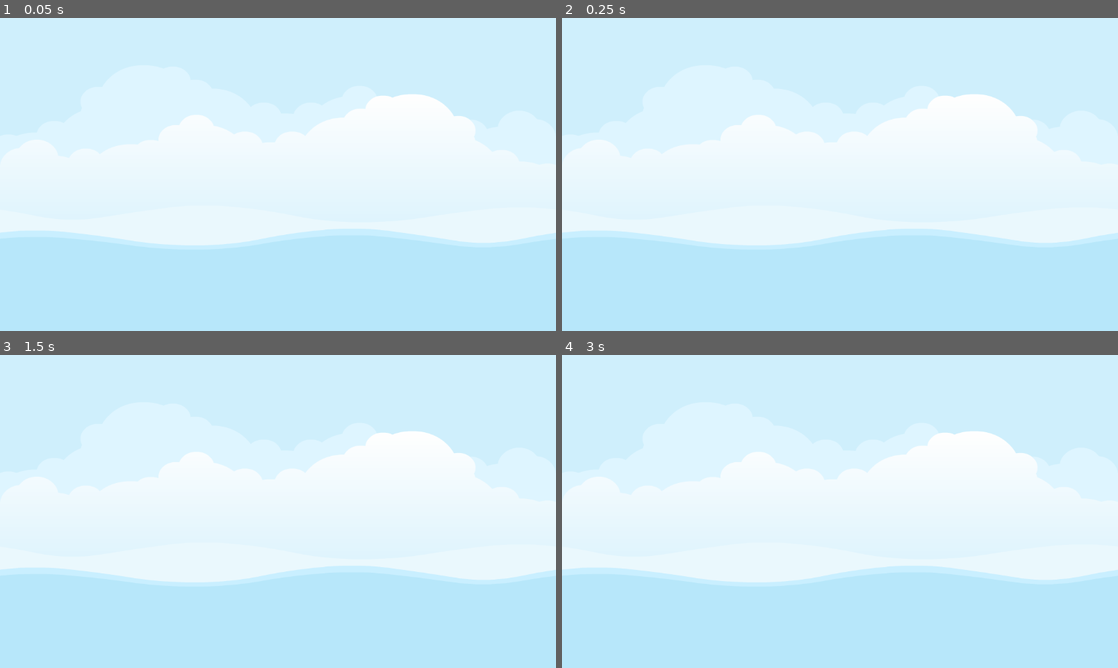
Above: before the commit, frames 1-4 (two rows, left to right).
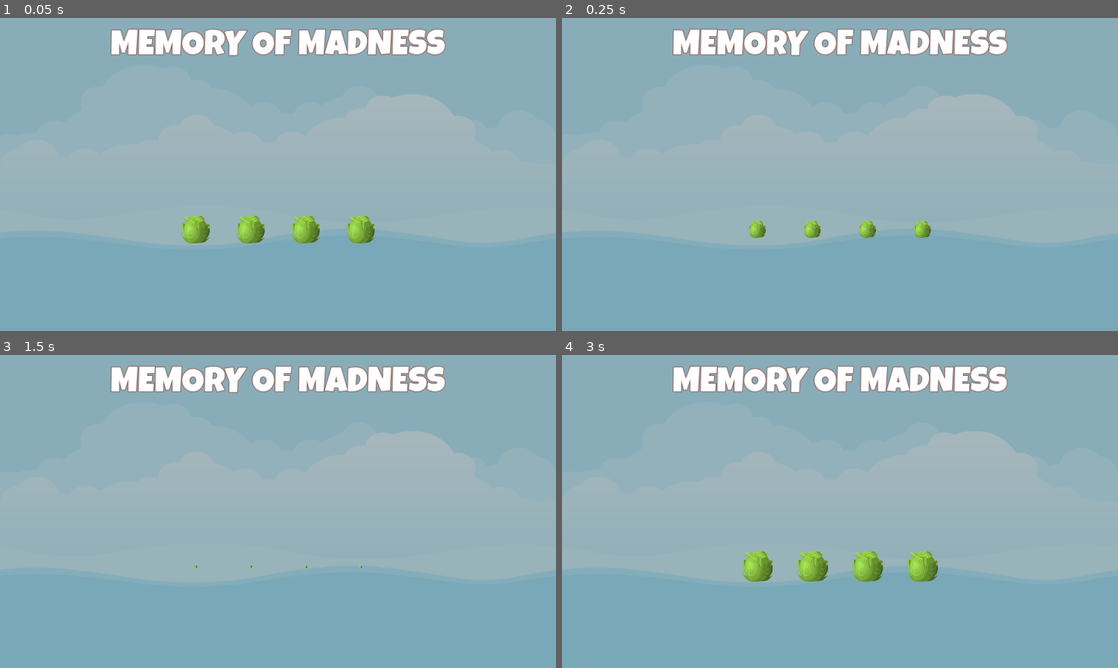
Above: after the commit, the same moments.

Repository: KaiserHua1901/Memory-Madness
Game: Godot game, scene res://scenes/master_scene.tscn
Same seed, same stepped clock (60 frames per second), same inputs: the game is played once before the commit and once after it.
Inputs:
- Up to frame 1 (0.05 s): no input
- Up to frame 2 (0.25 s): no input
- Up to frame 3 (1.5 s): no input
- Up to frame 4 (3 s): no input

The runs differ from the first frame. In frame 1, 100% of the frame differs, in the area x 0-100%, y 0-100%; in frame 2, 100%; in frame 3, 100%; in frame 4, 100%.

Commit message:
add tween

Diff:
--- a/autoload/image_manager.gd
+++ b/autoload/image_manager.gd
@@ -4,7 +4,7 @@
 
 func _ready():
 	load_items_image()
-	print(item_images)
+
 
 func add_files_to_list(file_name:String, path:String):
 	var full_path = path + "/" + file_name
@@ -21,6 +21,7 @@
 	var path = "res://assets/glitch"
 	var dir = DirAccess.open(path)
 	var image_files = dir.get_files()
+	print(image_files)
 	# var image_name = dir.list_dir_begin()
 
 	for file_name in image_files:
--- /dev/null
+++ b/scenes/Sprites.gd
@@ -0,0 +1,14 @@
+extends TextureRect
+
+const SCALE_NORMAL:Vector2 = Vector2(0.1, 0.1)
+const SCALE_DOWN:Vector2 = Vector2(1.0, 1.0)
+const SCALE_TIMER:float = 0.5
+
+func _ready():
+	run_tween()
+
+func run_tween() -> void:
+	var tween = get_tree().create_tween()
+	tween.set_loops()
+	tween.tween_property(self, "scale",SCALE_NORMAL, SCALE_TIMER)
+	tween.tween_property(self, "scale",SCALE_DOWN, SCALE_TIMER)
--- /dev/null
+++ b/scenes/Sprites.tscn
@@ -0,0 +1,20 @@
+[gd_scene load_steps=3 format=3 uid="uid://dge8c0u1rsvba"]
+
+[ext_resource type="Texture2D" uid="uid://booporeu6v02d" path="res://assets/glitch/cabbage.png" id="1_j2gbi"]
+[ext_resource type="Script" path="res://scenes/Sprites.gd" id="2_rxr2p"]
+
+[node name="Sprites" type="TextureRect"]
+anchors_preset = 8
+anchor_left = 0.5
+anchor_top = 0.5
+anchor_right = 0.5
+anchor_bottom = 0.5
+offset_left = -20.0
+offset_top = -20.0
+offset_right = 20.0
+offset_bottom = 20.0
+grow_horizontal = 2
+grow_vertical = 2
+pivot_offset = Vector2(32, 32)
+texture = ExtResource("1_j2gbi")
+script = ExtResource("2_rxr2p")
--- /dev/null
+++ b/scenes/main_scene.tscn
@@ -0,0 +1,85 @@
+[gd_scene load_steps=4 format=3 uid="uid://cla7sy4gkcvdr"]
+
+[ext_resource type="FontFile" uid="uid://bmbfgf88y6abt" path="res://assets/fonts/LuckiestGuy-Regular.ttf" id="1_b77gr"]
+[ext_resource type="PackedScene" uid="uid://dge8c0u1rsvba" path="res://scenes/Sprites.tscn" id="2_basc5"]
+
+[sub_resource type="LabelSettings" id="LabelSettings_oqd8l"]
+font = ExtResource("1_b77gr")
+font_size = 72
+outline_size = 6
+outline_color = Color(0.534501, 0.168437, 0.110815, 0.639216)
+
+[node name="MainScene" type="Control"]
+layout_mode = 3
+anchors_preset = 15
+anchor_right = 1.0
+anchor_bottom = 1.0
+grow_horizontal = 2
+grow_vertical = 2
+
+[node name="ColorRect" type="ColorRect" parent="."]
+modulate = Color(0.0392157, 0.219608, 0.262745, 0.360784)
+layout_mode = 1
+anchors_preset = 15
+anchor_right = 1.0
+anchor_bottom = 1.0
+grow_horizontal = 2
+grow_vertical = 2
+
+[node name="MarginContainer" type="MarginContainer" parent="."]
+layout_mode = 1
+anchors_preset = 15
+anchor_right = 1.0
+anchor_bottom = 1.0
+grow_horizontal = 2
+grow_vertical = 2
+theme_override_constants/margin_left = 24
+theme_override_constants/margin_top = 24
+theme_override_constants/margin_right = 24
+theme_override_constants/margin_bottom = 24
+
+[node name="VB" type="VBoxContainer" parent="MarginContainer"]
+layout_mode = 2
+theme_override_constants/separation = 0
+
+[node name="Label" type="Label" parent="MarginContainer/VB"]
+layout_mode = 2
+text = "MEMORY OF MADNESS"
+label_settings = SubResource("LabelSettings_oqd8l")
+horizontal_alignment = 1
+
+[node name="Control" type="Control" parent="MarginContainer/VB"]
+layout_mode = 2
+size_flags_vertical = 3
+
+[node name="HBoxContainer" type="HBoxContainer" parent="MarginContainer/VB"]
+layout_mode = 2
+size_flags_horizontal = 4
+size_flags_vertical = 4
+
+[node name="Control3" type="Control" parent="MarginContainer/VB"]
+layout_mode = 2
+size_flags_vertical = 3
+
+[node name="HBoxContainer2" type="HBoxContainer" parent="MarginContainer/VB"]
+layout_mode = 2
+size_flags_horizontal = 4
+size_flags_vertical = 4
+theme_override_constants/separation = 50
+alignment = 1
+
+[node name="Sprites" parent="MarginContainer/VB/HBoxContainer2" instance=ExtResource("2_basc5")]
+layout_mode = 2
+
+[node name="Sprites2" parent="MarginContainer/VB/HBoxContainer2" instance=ExtResource("2_basc5")]
+layout_mode = 2
+
+[node name="Sprites3" parent="MarginContainer/VB/HBoxContainer2" instance=ExtResource("2_basc5")]
+layout_mode = 2
+
+[node name="Sprites4" parent="MarginContainer/VB/HBoxContainer2" instance=ExtResource("2_basc5")]
+layout_mode = 2
+
+[node name="Control2" type="Control" parent="MarginContainer/VB"]
+layout_mode = 2
+size_flags_vertical = 3
--- a/scenes/master_scene.tscn
+++ b/scenes/master_scene.tscn
@@ -1,8 +1,9 @@
-[gd_scene load_steps=2 format=3 uid="uid://b8rfvob1alhoo"]
+[gd_scene load_steps=3 format=3 uid="uid://b8rfvob1alhoo"]
 
 [ext_resource type="Texture2D" uid="uid://dh6855b78srno" path="res://assets/images/backgroundEmpty.png" id="1_rnls7"]
+[ext_resource type="PackedScene" uid="uid://cla7sy4gkcvdr" path="res://scenes/main_scene.tscn" id="2_ovywx"]
 
-[node name="CanvasLayer" type="CanvasLayer"]
+[node name="MasterScene" type="CanvasLayer"]
 
 [node name="TextureRect" type="TextureRect" parent="."]
 anchors_preset = 15
@@ -11,3 +12,5 @@
 grow_horizontal = 2
 grow_vertical = 2
 texture = ExtResource("1_rnls7")
+
+[node name="MainScene" parent="." instance=ExtResource("2_ovywx")]
